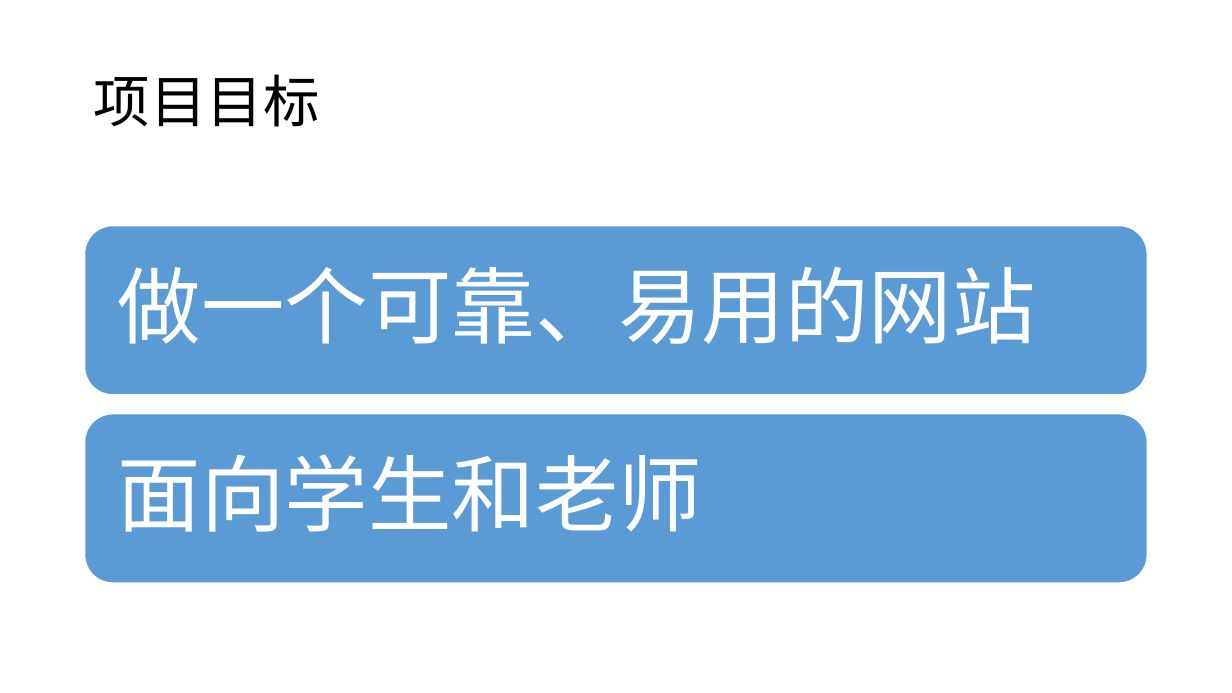
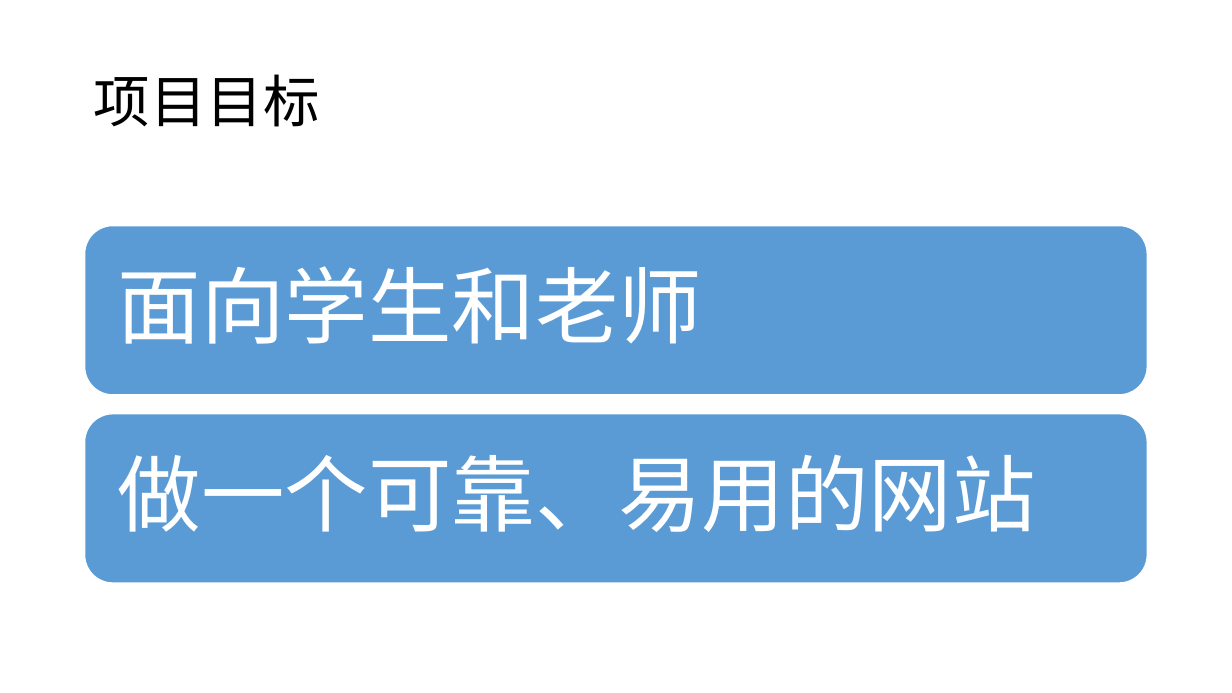
Before and after one commit to twn422/PRD2017, a slide deck: slide 4 of PRD-2017-G24/STW/受控文件/分析设计/项目可行性报告/可行性分析报告.pptx (slide 5 before the commit). Drawn at 1232x693 pixels with LibreOffice and Linux fonts; fonts in the diff are those of the drawing. Boxes give left, top, right and bottom in pixels: in the first picture for what was removed or moved away, otherwise in the second. Text is boxed around its words. In the diff, an @@ line names an element or a change of style, - is before the commit and + after.

```diff
--- a/PRD-2017-G24/STW/受控文件/分析设计/项目可行性报告/可行性分析报告.pptx
+++ b/PRD-2017-G24/STW/受控文件/分析设计/项目可行性报告/可行性分析报告.pptx
@@ text "面向学生和老师" moved from (x1=118, y1=454, x2=702, y2=532) to (x1=118, y1=266, x2=702, y2=344) @@
@@ text "做一个可靠、易用的网站" moved from (x1=118, y1=266, x2=1036, y2=344) to (x1=118, y1=454, x2=1036, y2=532) @@
```
Also in this commit, not shown: 2 other slides changed, 1 slide added, 1 slide removed.
